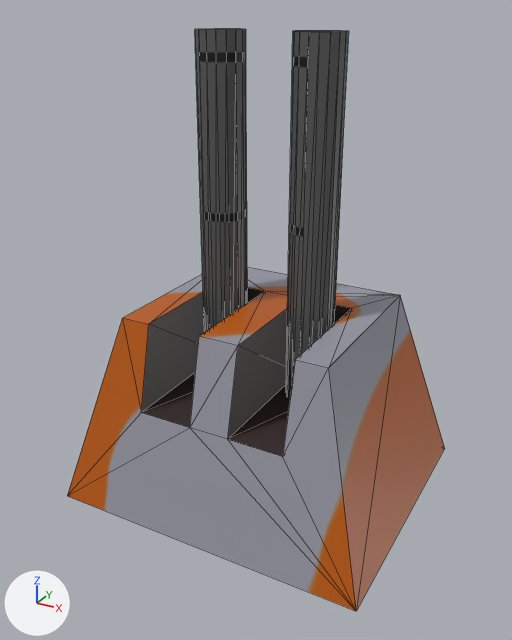
Two versions of the COLLADA model models/turrets/energy_weapon_turret/model.dae, one commit apart.
Both versions are drawn from a 50 mm lens placed at (0.504, -0.953, 0.773), pointed at (-0.052, 0.058, 0.267). Lighting does not change. The marker at lower left points along +X, +Y and +Z. Mesh edges are drawn as thin lines. Objects named as collision shapes, trigger or cutter boxes, shadow casters or lower levels of detail are left out.

Script lines for the objects in view, before the commit:
```python
me_cube_001 = bpy.data.meshes.new('Cube.001')
me_cube_001.from_pydata(...)  # 24 vertices, 44 faces; spans x -0.267..0.267, y -0.23..0.23, z 0.0..0.325
me_cube_001.materials.append(mat_turret_mat)  # picture img_turret_png
me_cylinder_002 = bpy.data.meshes.new('Cylinder.002')
me_cylinder_002.from_pydata(...)  # 64 vertices, 92 faces; spans x -0.117..0.117, y -0.038..0.038, z -0.103..0.497
me_cylinder_002.materials.append(mat_turret_mat)  # picture img_turret_png
ob_barrels = bpy.data.objects.new('Barrels', me_cylinder_002)
ob_barrels.location = (0.0, 0.0, 0.248)
ob_turret_base = bpy.data.objects.new('Turret Base', me_cube_001)
ob_turret_base.location = (0.0, 0.0, 0.0)
```
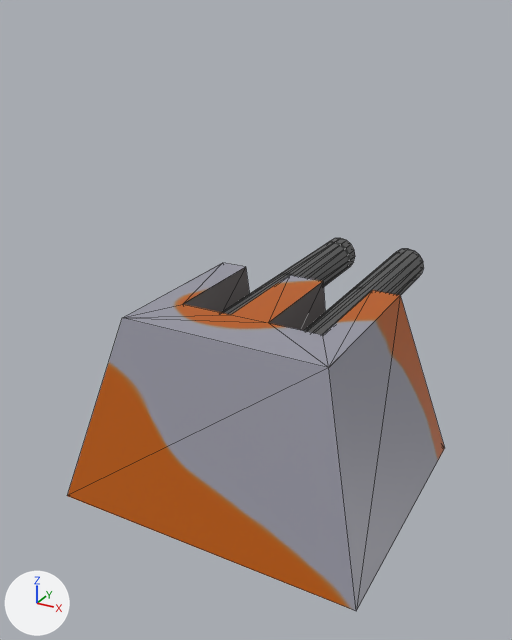
Commit message: Realign energy weapon turret barrels

Pixel boxes (x1, y1, x2, y2) of what changed, in the pictures (512 x 640 px):
'Turret Base', mesh turned: before (67, 267, 445, 611); after (67, 263, 445, 611)
'Barrels', reshaped: before (195, 29, 349, 398); after (221, 238, 424, 335)

The change, as a diff of the scene's bpy script:
```diff
--- a/models/turrets/energy_weapon_turret/model.dae.py
+++ b/models/turrets/energy_weapon_turret/model.dae.py
@@ me_cylinder_002 @@
 # used by ob_barrels; location = (0.0, 0.0, 0.248)
-me_cylinder_002.from_pydata(...)  # 64 vertices, 92 faces; spans x -0.117..0.117, y -0.038..0.038, z -0.103..0.497
+me_cylinder_002.from_pydata(...)  # 64 vertices, 92 faces; spans x -0.117..0.117, y -0.09..0.51, z -0.031..0.044
+# me_cylinder_002 part 1: the whole mesh is rebuilt
 me_cylinder_002.materials.append(mat_turret_mat)
@@ me_cube_001 @@
 me_cube_001.from_pydata(...)  # 24 vertices, 44 faces; spans x -0.267..0.267, y -0.23..0.23, z 0.0..0.325
 # used by ob_turret_base; location = (0.0, 0.0, 0.0)
+# me_cube_001 part 2: the whole mesh is turned -180 degrees about the z axis through its middle
 me_cube_001.materials.append(mat_turret_mat)
```
